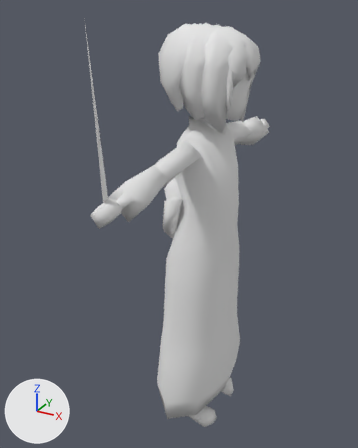
What one commit did to the Blender file game/models/sinmyoumaru.blend.
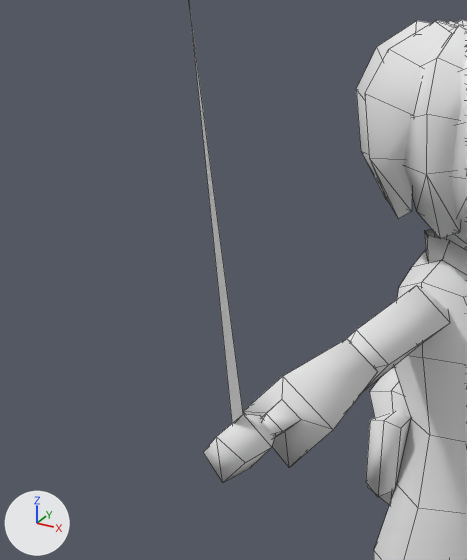
Each version is shown whole from a camera (50 mm lens) standing at (6.33, -13.18, 13.55) and looking at (-0.76, -0.28, 7.1), then close up on the part from 0% to 58% of the width and 3% to 59% of the height. Every picture has the same lights, and +X, +Y and +Z are marked at lower left. The close-ups show mesh edges as thin lines.
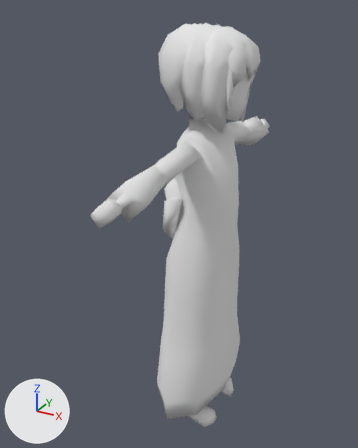
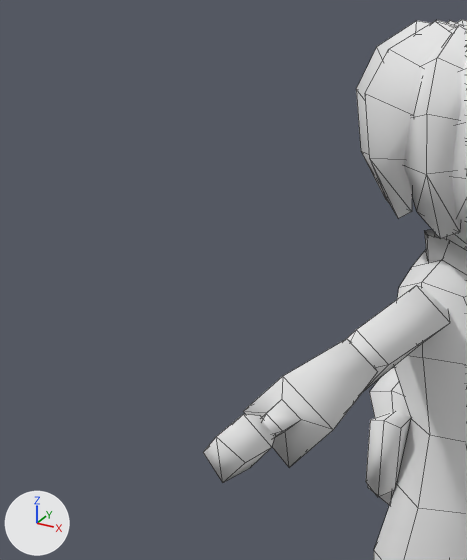
What the commit changed:
me_cube has 451 vertices, 406 faces and spans x -5.32..5.32, y -1.25..1.25, z 0.35..13.76.
me_cube is used by ob_cube; location (0.0, 0.0, -0.35); rotation (0.0, 0.0, 1.571), in degrees (0, 0, 90).
me_cube part 1: the loose piece of 3 vertices spanning x -5.26..-4.87, y 0.03, z 9.92..13.76 is deleted.

Boxes (x1, y1, x2, y2) around the edits, measured in the close-ups (467 x 560 px):
'Cube', reshaped: before (189, 4, 467, 560); after (203, 229, 467, 560)
part 1 of me_cube, deleted: before (189, 4, 243, 423)
